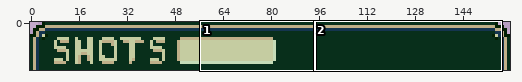
A sprite sheet gets an edit: assets/hud.png. Above, an overview of the earlier version with the close-up marked.
Close-up. As it was:
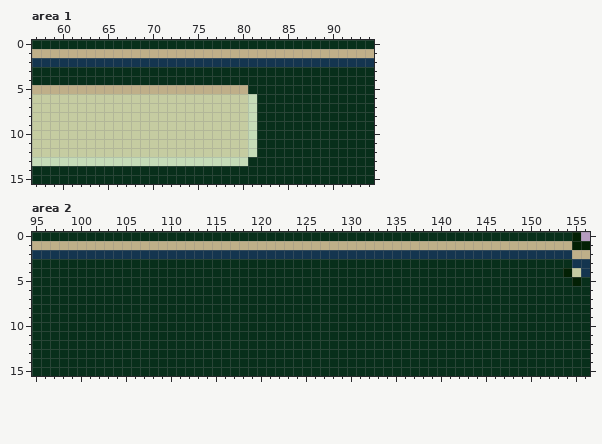
The file is 160x16 pixels. Shown: area 1: x 57..94, y 0..15; area 2: x 95..156, y 0..15.
Once edited:
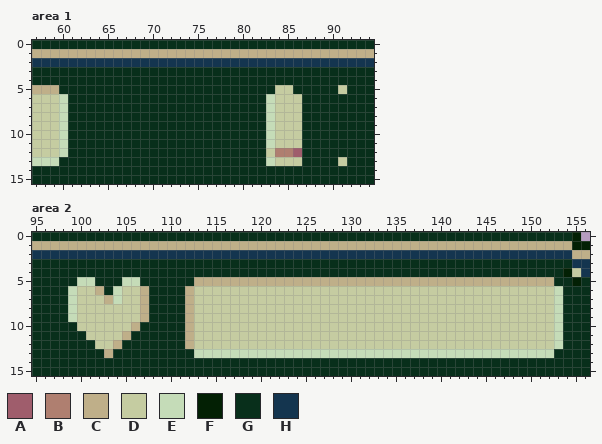
Palette (. is transparent): A #9f5d6c  B #af7f70  C #bfaf89  D #c5cca1  E #c5dcb8  F #032004  G #082f1b  H #14354f
Change:
Area 1:
Colour G becomes colour A in row 12 at x 86.
Colour G becomes colour B in row 12 at x 84 to 85.
Colour G becomes colour D in row 5 at x 84 to 85 and 91; in rows 6 to 11 at x 84 to 86; in row 12 at x 83; in row 13 at x 84 to 86 and 91.
Colour D becomes colour E in rows 6 to 12 at x 60.
Colour G becomes colour E in rows 6 to 11 at x 83; in row 13 at x 83.
Colour C becomes colour G in row 5 at x 60 to 80.
Colour D becomes colour G in rows 6 to 12 at x 61 to 80.
Colour E becomes colour G in rows 6 to 12 at x 81; in row 13 at x 60 to 80.
Area 2:
Colour G becomes colour C in row 5 at x 113 to 152; in row 6 at x 102, 107 and 112; in row 7 at x 103, 107 and 112; in rows 8 to 9 at x 107 and 112; in row 10 at x 106 and 112; in row 11 at x 105 and 112.
Colour G becomes colour C in row 12 at x 104 and 112; in row 13 at x 103.
Colour G becomes colour D in row 6 at x 100 to 101, 105 to 106 and 113 to 152; in row 7 at x 100 to 102, 105 to 106 and 113 to 152; in rows 8 to 9 at x 100 to 106 and 113 to 152; in row 10 at x 100 to 105 and 113 to 152; in row 11 at x 101 to 104 and 113 to 152; in row 12 at x 102 to 103 and 113 to 152.
Colour G becomes colour E in row 5 at x 100 to 101 and 105 to 106; in rows 6 to 7 at x 99, 104 and 153; in rows 8 to 9 at x 99 and 153; in rows 10 to 12 at x 153; in row 13 at x 113 to 152.
Changed places in both close-ups, as pixel boxes (x1, y1, x2, y2):
changed: (59, 85, 302, 166)
changed: (338, 85, 347, 94)
changed: (338, 157, 347, 166)
changed: (68, 277, 563, 358)
